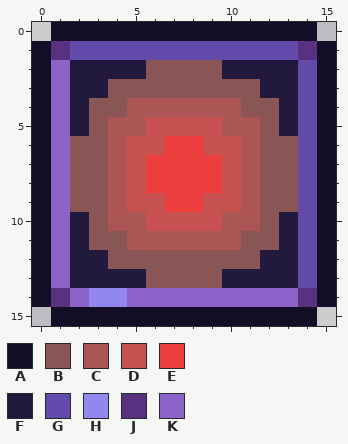
Pixel-art sprite -- Content/Buffs/GoreAuraBuff.png. Above is the file before it was changed.
The file is 32x32 pixels, drawn in blocks of 2x2; one block is one cell here.
Palette (. is transparent): A #130e25  B #895555  C #ab5555  D #c85151  E #ed3e3e  F #211a3e  G #624bab  H #9287ee  J #583181  K #8c63c9
Pixels before, first column x 0:
 0 .AAAAAAAAAAAAAA.
 1 AJGGGGGGGGGGGGJA
 2 AKFFFFBBBBFFFFGA
 3 AKFFBBBBBBBBFFGA
 4 AKFBBCCCCCCBBFGA
 5 AKFBCCDDDDCCBFGA
 6 AKBBCDDEEDDCBBGA
 7 AKBBCDEEEEDCBBGA
 8 AKBBCDEEEEDCBBGA
 9 AKBBCDDEEDDCBBGA
10 AKFBCCDDDDCCBFGA
11 AKFBBCCCCCCBBFGA
12 AKFFBBBBBBBBFFGA
13 AKFFFFBBBBFFFFGA
14 AJKHHKKKKKKKKKJA
15 .AAAAAAAAAAAAAA.
New version:
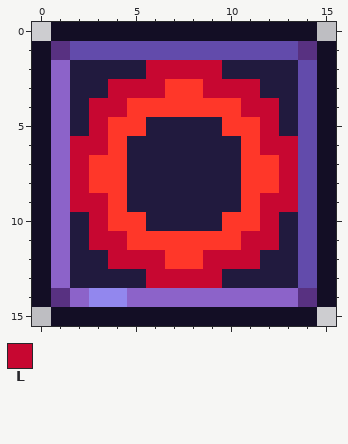
Colours new in this view: L #c70731
The exact change:
Colour C changes from #ab5555 to #ff3729.
Colour B becomes colour C in row 3 at x 7 to 8; in rows 7 to 8 at x 3 and 12; in row 12 at x 7 to 8.
Colour D becomes colour F in row 5 at x 6 to 9; in row 6 at x 5 to 6 and 9 to 10; in rows 7 to 8 at x 5 and 10; in row 9 at x 5 to 6 and 9 to 10; in row 10 at x 6 to 9.
Colour E becomes colour F in row 6 at x 7 to 8; in rows 7 to 8 at x 6 to 9; in row 9 at x 7 to 8.
Colour B becomes colour L in row 2 at x 6 to 9; in row 3 at x 4 to 6 and 9 to 11; in row 4 at x 3 to 4 and 11 to 12; in row 5 at x 3 and 12; in row 6 at x 2 to 3 and 12 to 13; in rows 7 to 8 at x 2 and 13.
Colour B becomes colour L in row 9 at x 2 to 3 and 12 to 13; in row 10 at x 3 and 12; in row 11 at x 3 to 4 and 11 to 12; in row 12 at x 4 to 6 and 9 to 11; in row 13 at x 6 to 9.
